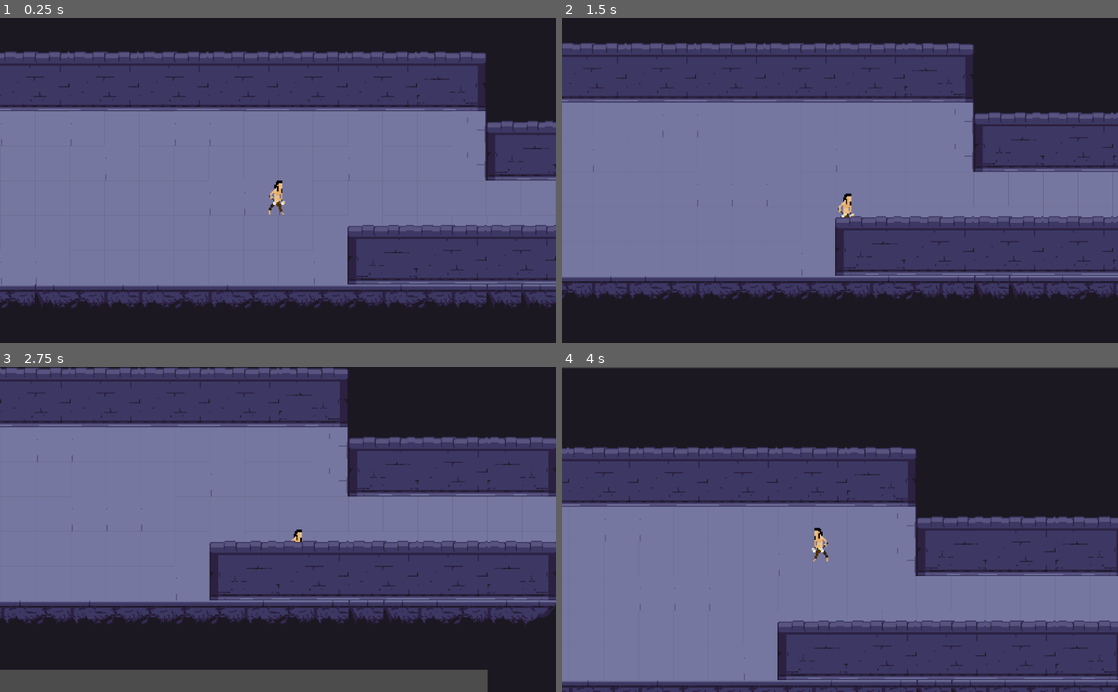
Above: before the commit, frames 1-4 (two rows, left to right).
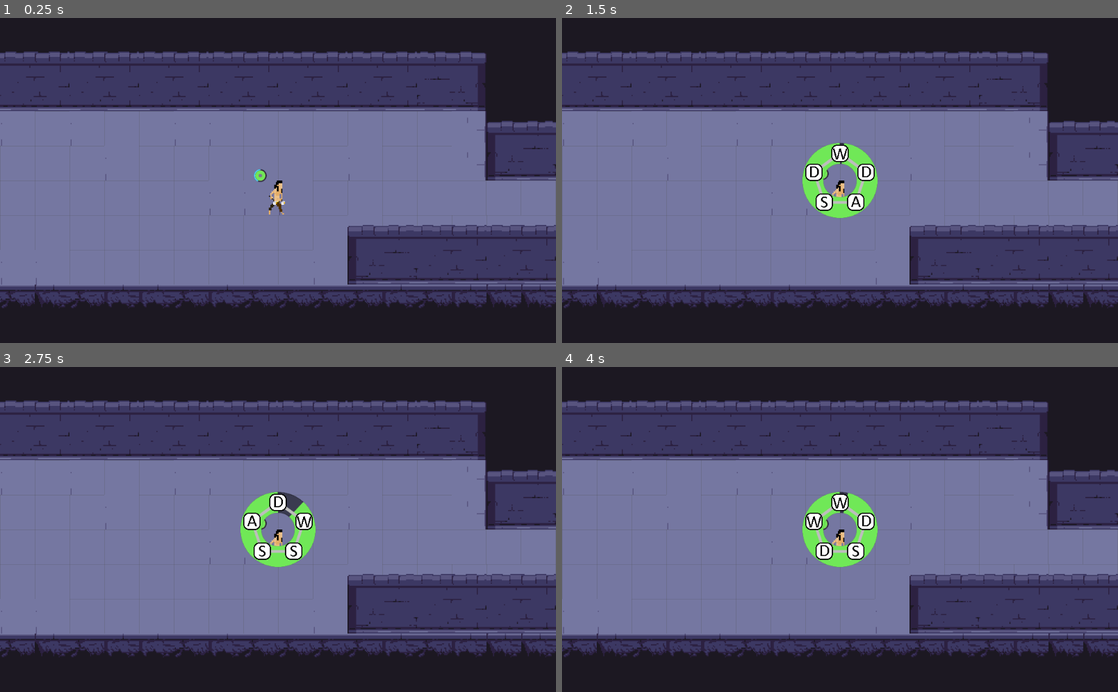
Above: after the commit, the same moments.

Repository: JoshMooney/Godot-Wild-Jam-17
Game: Godot game, scene res://Scenes/Sandbox.tscn
Same seed, same stepped clock (60 frames per second), same inputs: the game is played once before the commit and once after it.
Inputs:
- Up to frame 1 (0.25 s): no input
- Up to frame 2 (1.5 s): tap Enter (ui_accept) at 0.5, 0.6, 0.77, 1.07, 1.35 s; hold Right (ui_right) 0.53-1.28 s; hold Down (ui_down) from 1.28 s (still down)
- Up to frame 3 (2.75 s): tap Enter (ui_accept) at 1.52, 1.82, 2.1 s; release Down (ui_down) at 2.03 s; hold Right (ui_right) from 2.03 s (still down)
- Up to frame 4 (4 s): release Right (ui_right) at 2.78 s; hold Up (ui_up) 2.78-3.53 s; tap Enter (ui_accept) at 2.85, 3.02, 3.32, 3.6, 3.77 s; hold Left (ui_left) from 3.53 s (still down)

The runs differ from the first frame. In frame 1, less than 0.1% of the frame differs, in the area x 45-48%, y 46-51%; in frame 2, 26%; in frame 3, 55%; in frame 4, 61%, in the area x 0-100%, y 0-100%.

Commit message:
Added Second Chance and Health to player, got effect on health when damaged. Fixed bug with resetting the same instance of SC

Diff:
--- a/HealthMeter.gd
+++ b/HealthMeter.gd
@@ -1,16 +1,19 @@
 extends Node2D
 
 var health = 100
+var health_decay = 100
 var mana = 100
 var bob_limits = Vector2(0, 10)
 var bob_direction = 1
 var starting_position = Vector2()
 
-var pos = Vector2(200, 200)
+var pos = Vector2(0, 0)
 var current_angle = -1.6
 
 var min_angle = -1.6
 var max_angle = 4.7
+var decay_speed = 0.5
+export var health_scale = 100
 
 func _ready():
 	starting_position = pos
@@ -18,13 +21,20 @@
 func _draw():
 	#draw_arc(center: Vector2, radius: float, start_angle: float, end_angle: float, point_count: int, color: Color, width: float = 1.0, antialiased: bool = false)
 	#draw_arc(pos, 40, 4.7, -1.6, 800, Color('#71e958'), 37, true)
-	draw_health_meter(pos, 40, 37, current_angle, Color('#71e958'))
+	draw_health_meter(pos, 40 / health_scale, 37 / health_scale, get_current_angle(health), Color('#71e958'))
 
 	# Draw Mana Meter
-	draw_health_meter(pos, 70, 11, 2, Color('#49E0FF'))
+	draw_mana_meter(pos, 70 / health_scale, 11 / health_scale, 2, Color('#49E0FF'))
+	#draw_mana_meter(pos, 70 / health_scale, 11 / health_scale, get_current_angle(health), Color('#49E0FF'))
 	pass
 
 func draw_health_meter(pos, size, width, current, color):
+	# Background
+	draw_arc(pos, size, max_angle, min_angle, 800, Color(0, 0, 0, 0.5), width, true)
+	draw_arc(pos, size, max_angle, get_current_angle(health_decay), 800, Color('FF3D50'), width, true)
+	draw_arc(pos, size, max_angle, current, 800, color, width, true)
+
+func draw_mana_meter(pos, size, width, current, color):
 	# Background
 	draw_arc(pos, size, max_angle, min_angle, 800, Color(0, 0, 0, 0.5), width, true)
 
@@ -33,24 +43,31 @@
 func set_values(m, h):
 	mana = m
 	health = h
-
-	health = clamp(health, 0, 100)
-	var value = ((min_angle * -1) + max_angle) / 100
-	current_angle = max_angle - (health * value)
-
 	update()
 
+func get_current_angle(v):
+	v = clamp(v, 0, 100)
+	var value = ((min_angle * -1) + max_angle) / 100
+	return max_angle - (v * value)
+
 # Debuging functionality
-func _process(delta):
+func _physics_process(delta):
 	bob()
 	update()
+	if health < health_decay:
+		health_decay -= decay_speed
+	if health > health_decay:
+		health_decay = health
+
 #	if Input.is_action_pressed("ui_up"):
-#		health += 1
+#		health += 10
+#		set_values(mana, health)
 #	if Input.is_action_pressed("ui_down"):
-#		health -= 1
-#	if Input.is_action_pressed("ui_up") || Input.is_action_pressed("ui_down"):
-#		update()
-#
+#		health -= 10
+#		set_values(mana, health)
+	#if Input.is_action_pressed("ui_up") || Input.is_action_pressed("ui_down"):
+	#	update()
+
 
 # Create a bobing effect for following the player
 func bob():
--- a/Scenes/Player/Player.gd
+++ b/Scenes/Player/Player.gd
@@ -10,8 +10,11 @@
 var current_state = 0
 var is_dead = false
 var has_second_chance = true
+var second_chance_active = false
 
 func _ready():
+	$HealthMeter.set_values(100, health)
+	$SecondChance.stop()
 	pass
 
 # Handles the Physics step for the player
@@ -21,25 +24,30 @@
 
 # Handles input for the player
 func pollInput():
-	# Handle movement on X Axis
-	if Input.is_action_pressed("ui_right"):
-		direction = 1
-		velocity.x = X_SPEED
-		$Sprite.flip_h = false
-	elif Input.is_action_pressed("ui_left"):
-		direction = -1
-		velocity.x = -X_SPEED
-		$Sprite.flip_h = true
-	else:
-		velocity.x = 0
+	if !second_chance_active:
+		# Handle movement on X Axis
+		if Input.is_action_pressed("ui_right"):
+			direction = 1
+			velocity.x = X_SPEED
+			$Sprite.flip_h = false
+		elif Input.is_action_pressed("ui_left"):
+			direction = -1
+			velocity.x = -X_SPEED
+			$Sprite.flip_h = true
+		else:
+			velocity.x = 0
+		# Handle movement on Y Axis
+		if Input.is_action_pressed("ui_up"):
+			velocity.y = -Y_SPEED
+		elif Input.is_action_pressed("ui_down"):
+			velocity.y = Y_SPEED
+		else:
+			velocity.y = 0
 
-	# Handle movement on Y Axis
-	if Input.is_action_pressed("ui_up"):
-		velocity.y = -Y_SPEED
-	elif Input.is_action_pressed("ui_down"):
-		velocity.y = Y_SPEED
-	else:
-		velocity.y = 0
+	# Testing only
+	if Input.is_action_just_pressed("ui_accept"):
+		second_chance_active = true
+		$SecondChance.start()
 
 func move():
 	velocity = move_and_slide(velocity)
--- a/Scenes/Player/Player.tscn
+++ b/Scenes/Player/Player.tscn
@@ -1,7 +1,9 @@
-[gd_scene load_steps=4 format=2]
+[gd_scene load_steps=6 format=2]
 
 [ext_resource path="res://Scenes/Player/Player.gd" type="Script" id=1]
 [ext_resource path="res://Assets/axe bandit idle.png" type="Texture" id=2]
+[ext_resource path="res://Scenes/Second Chance/HealthMeter.tscn" type="PackedScene" id=3]
+[ext_resource path="res://Scenes/Second Chance/SecondChance.tscn" type="PackedScene" id=4]
 
 [sub_resource type="RectangleShape2D" id=1]
 extents = Vector2( 10, 12.6939 )
@@ -23,3 +25,9 @@
 current = true
 zoom = Vector2( 0.5, 0.5 )
 smoothing_enabled = true
+
+[node name="HealthMeter" parent="." instance=ExtResource( 3 )]
+position = Vector2( -13.001, -4.54404 )
+scale = Vector2( 0.25, 0.25 )
+
+[node name="SecondChance" parent="." instance=ExtResource( 4 )]
--- a/Scenes/Second Chance/HealthMeter.tscn
+++ b/Scenes/Second Chance/HealthMeter.tscn
@@ -1,6 +1,12 @@
-[gd_scene load_steps=2 format=2]
+[gd_scene load_steps=3 format=2]
 
 [ext_resource path="res://HealthMeter.gd" type="Script" id=1]
+[ext_resource path="res://Assets/temp_health.png" type="Texture" id=2]
 
 [node name="HealthMeter" type="Node2D"]
 script = ExtResource( 1 )
+health_scale = 4
+
+[node name="Sprite" type="Sprite" parent="."]
+visible = false
+texture = ExtResource( 2 )
--- a/Scenes/Second Chance/SecondChance.tscn
+++ b/Scenes/Second Chance/SecondChance.tscn
@@ -1,8 +1,10 @@
-[gd_scene load_steps=2 format=2]
+[gd_scene load_steps=3 format=2]
 
 [ext_resource path="res://SecondChance.gd" type="Script" id=1]
+[ext_resource path="res://Assets/temp_health.png" type="Texture" id=2]
 
 [node name="SecondChance" type="Node2D"]
+scale = Vector2( 0.5, 0.5 )
 script = ExtResource( 1 )
 
 [node name="Timer" type="Timer" parent="."]
@@ -10,7 +12,11 @@
 one_shot = true
 
 [node name="SecondChanceTimer" type="Timer" parent="."]
-wait_time = 10.0
+wait_time = 5.0
 one_shot = true
+
+[node name="Sprite" type="Sprite" parent="."]
+visible = false
+texture = ExtResource( 2 )
 [connection signal="timeout" from="Timer" to="." method="_on_Timer_timeout"]
 [connection signal="timeout" from="SecondChanceTimer" to="." method="_on_SecondChanceTimer_timeout"]
--- a/SecondChance.gd
+++ b/SecondChance.gd
@@ -3,7 +3,7 @@
 const Key = preload("res://Scenes/Second Chance/Key.tscn")
 const cirlce_r = 50
 
-var circle_pos = Vector2(300, 300)
+var circle_pos = Vector2(0, 0)
 var angle = 0
 var poolvec2 = PoolVector2Array()
 var items = 5
@@ -32,15 +32,37 @@
 var second_chance_timer_length
 
 func _ready():
+	second_chance_timer_length = $SecondChanceTimer.wait_time
+	#start()		# Execute to run in its own scene
+	pass
+
+func stop():
+	self.set_process(false)
+	self.set_physics_process(false)
+	self.set_process_input(false)
+	self.hide()
+
+func start():
+	key_index = 0
+	failed = false
+
+	self.set_process(true)
+	self.set_physics_process(true)
+	self.set_process_input(true)
+
 	randomize()
+	show()
 	calculate_points()
 	select_inputs()
 	place_keys()
-	second_chance_timer_length = $SecondChanceTimer.wait_time
+	updateTimerBar()
 	$SecondChanceTimer.start(second_chance_timer_offset)
-	pass
 
 func place_keys():
+	for key in key_instances:
+		key.queue_free()
+	key_instances.clear()
+
 	for index in key_list.size():
 		var new_key = Key.instance()
 		new_key.setOffsetIndex(KEYS[key_list[index]])
@@ -49,6 +71,9 @@
 		add_child(new_key)
 
 func select_inputs():
+	key_list = []
+
+	key_list = []
 	for i in items:
 		key_list.append(KEYS.keys()[randi() % KEYS.size()])
 
@@ -96,6 +121,7 @@
 func check_key(pressed_key):
 	var current_key = key_list[key_index]
 	if current_key == pressed_key:
+		var c = key_instances[key_index]
 		key_instances[key_index].pass_action()
 		key_index += 1
 	else:
@@ -107,7 +133,7 @@
 		success()
 
 func _draw():
-	draw_timer_meter(circle_pos, 40, 37, current_angle, Color('#71e958'))
+	draw_timer_meter(circle_pos, 40, 30, current_angle, Color('#71e958'))
 
 	# Draw shape
 	draw_polyline(poolvec2, line_color, line_thickness, aa)
@@ -115,6 +141,7 @@
 func calculate_points():
 	var first = true
 	var radius = cirlce_r - 10
+	poolvec2 = PoolVector2Array()
 
 	for i in items:
 		# Find angle
Binary file added: Assets/temp_health.png
Not shown, added: Assets/temp_health.png.import
